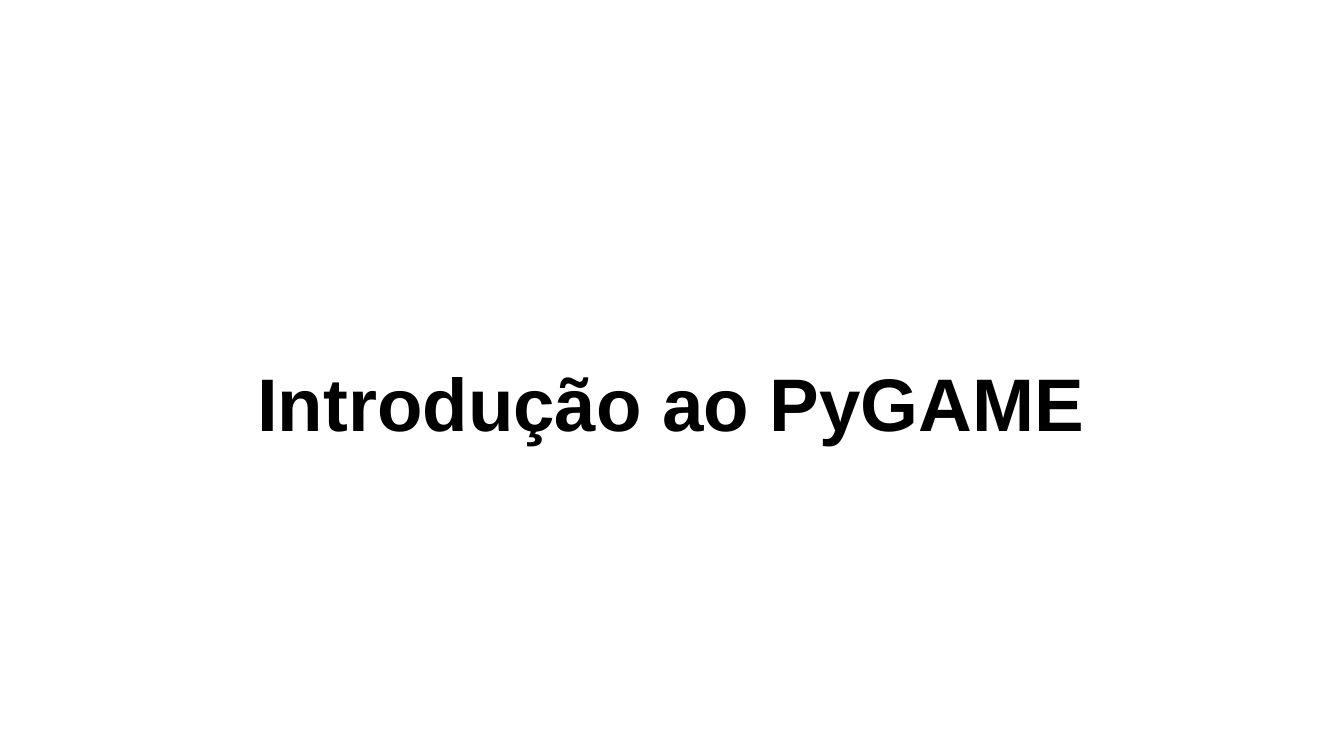
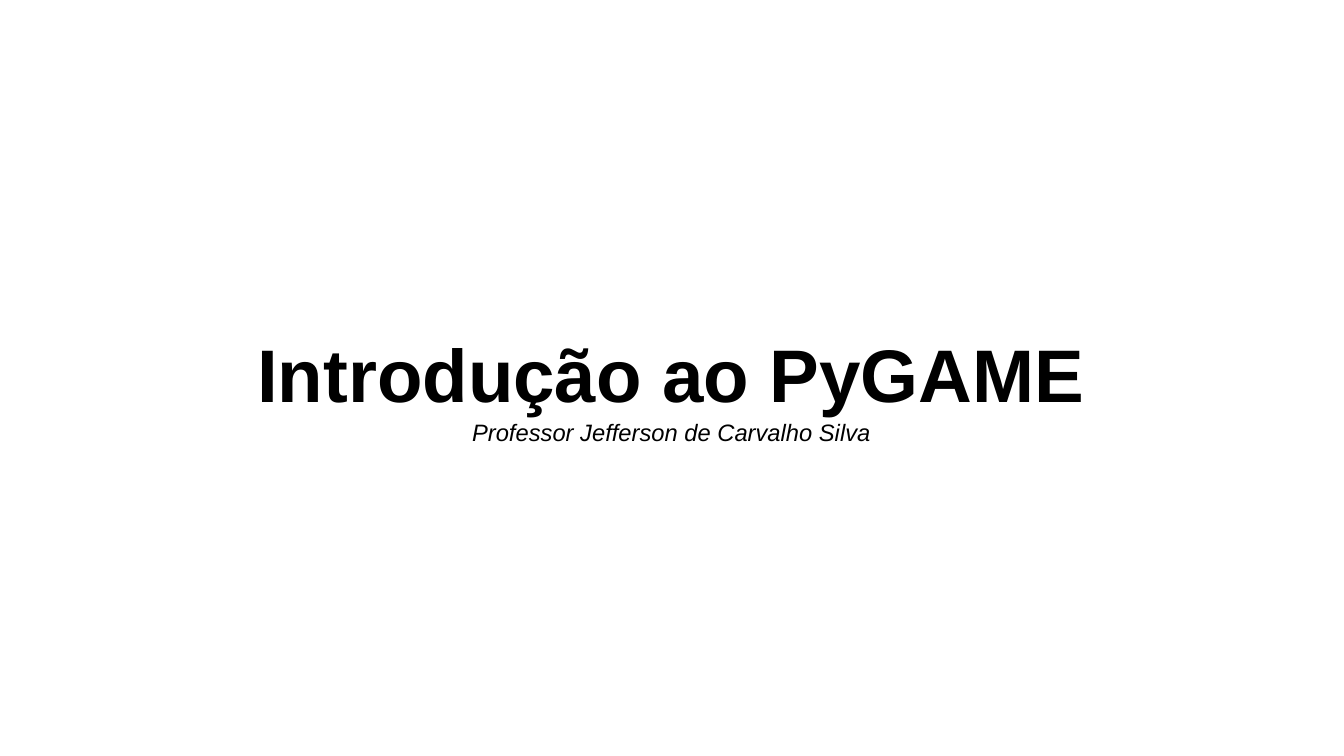
Before and after one commit to jeffersoncarvalho/SESCOMP-2019, a slide deck: slide 1 of curso-pygame.odp. Drawn at 1344x756 pixels with LibreOffice and Linux fonts; fonts in the diff are those of the drawing; background and template pictures are left out. Boxes give left, top, right and bottom in pixels: in the first picture for what was removed or moved away, otherwise in the second. Text is boxed around its words. In the diff, an @@ line names an element or a change of style, - is before the commit and + after.

```diff
--- a/curso-pygame.odp
+++ b/curso-pygame.odp
@@ subtitle at (472, 423, 870, 442): paragraph added @@
+Professor Jefferson de Carvalho Silva
```
Also in this commit, not shown: 10 other slides changed, 1 slide added, 2 other files.
